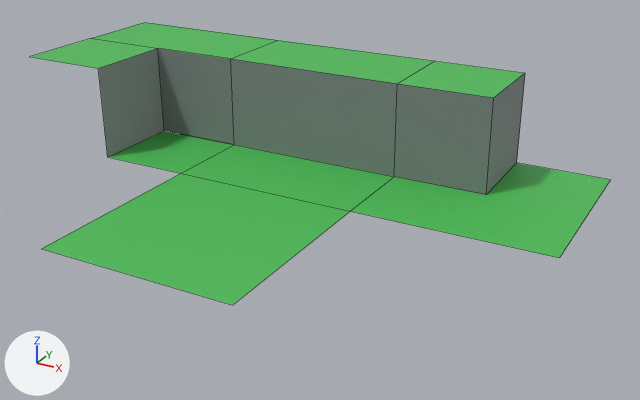
The FBX model Assets/Resources/TileMeshes/CubicTerrain.fbx as it was, and as the next commit left it.
Camera for both pictures: a camera (50 mm lens) standing at (8.92, -11.78, 6.99) and looking at (1.23, 2.2, 0.0). The lights are fixed; the arrows at lower left show +X, +Y and +Z. Mesh edges are drawn as thin lines. Where no turn or scale is listed for an object, it has been applied to the vertices.

Objects in the first picture: 'BasicCliff', 'BasicCliffCornerInner', 'BasicCliffCornerOuter', 'BasicFloor'.
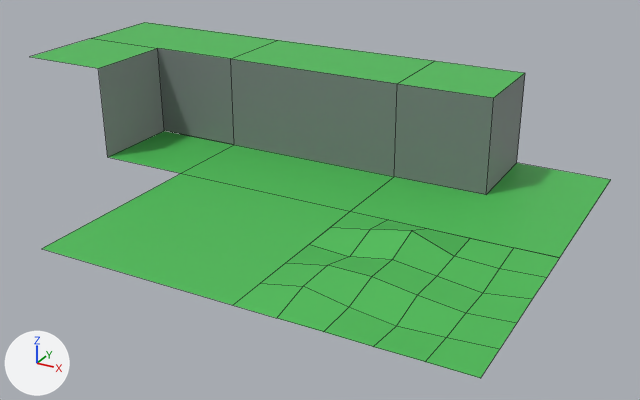
Where the change shows, as pixel boxes [x1, y1, x2, y2] in the pictures (640 x 400 px):
'BumpyFloor', added (green)
    after: [233, 211, 559, 378]

What changed in the scene script:
```text
Add me_basicfloor_004:
    me_basicfloor_004.from_pydata(...)  # 36 vertices, 25 faces; spans x -2.0..2.0, y -2.0..2.0, z -0.11..0.29
    me_basicfloor_004.materials.append(mat_material_001)  # picture img_twilioquest_76_32x_png
Add ob_bumpyfloor:
    ob_bumpyfloor = bpy.data.objects.new('BumpyFloor', me_basicfloor_004)
    ob_bumpyfloor.location = (4.0, 0.0, 0.0)
```
